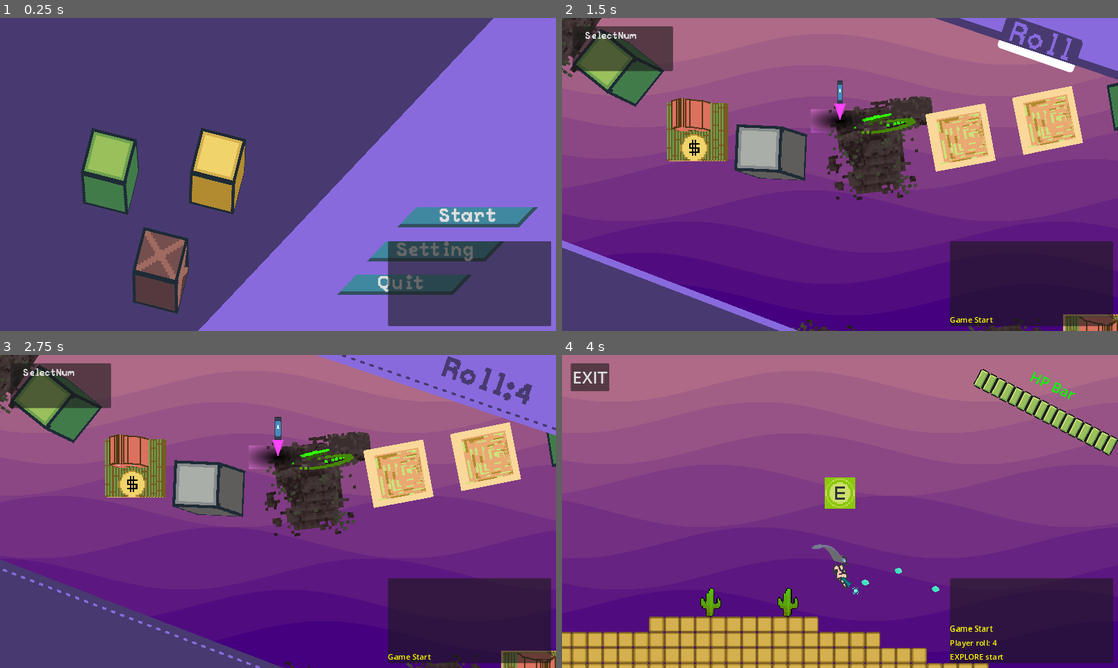
Above: before the commit, frames 1-4 (two rows, left to right).
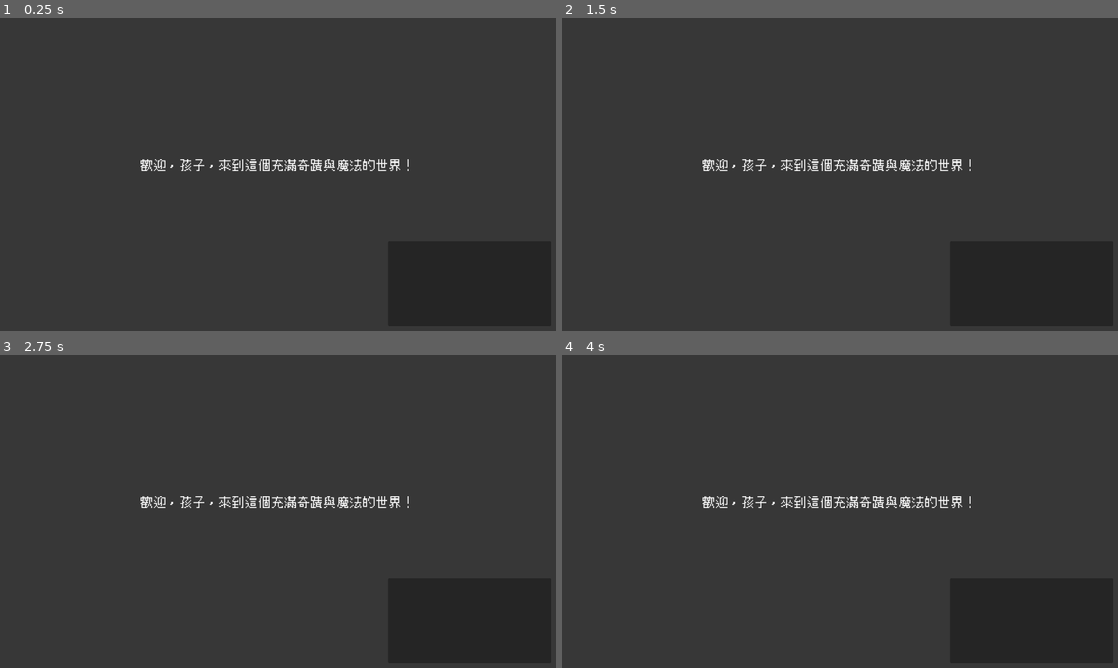
Above: after the commit, the same moments.

Repository: DennisFan11/Runeopoly
Game: Godot game, scene res://MainMenu/MainMenu.tscn
The game is run twice, just before and just after one commit, with the same random seed, the same clock (stepped at 60 frames per second) and the same inputs. The engine's default icon, where the game draws it, is replaced by a stand-in: a white triangle on a blue panel in a dark square. Sound files missing from this copy of the repository are replaced by a short silence.
Inputs (mouse positions are in pixels of both pictures, inside the frame that each line leads up to):
- Up to frame 1 (0.25 s): no input
- Up to frame 2 (1.5 s): click (1029, 218) at 0.5 s, where only the run before the commit has a clickable "Start"; move the mouse to (962, 158) at 1.27 s; hold D (right) from 1.28 s (still down); right-click (962, 158) at 1.35 s; click (962, 158) at 1.42 s
- Up to frame 3 (2.75 s): tap Space (jump) at 1.52 s; release D (right) at 2 s; click (478, 380) at 2 s, where only the run before the commit has a clickable "Roll"
- Up to frame 4 (4 s): click (606, 373) at 2.75 s, where only the run before the commit has a clickable "SelectNum"; drag from (728, 527) to (812, 574) at 3.52 s

The runs differ from the first frame. In frame 1, 100% of the frame differs, in the area x 0-100%, y 0-100%; in frame 2, 96%; in frame 3, 96%; in frame 4, 99%.

Commit message:
add story

Diff:
--- a/MainMenu/MainMenu.tscn
+++ b/MainMenu/MainMenu.tscn
@@ -18,6 +18,7 @@
 [ext_resource type="Texture2D" uid="uid://c724ldrog211i" path="res://GameLoopFSM/_Blocks/BlockAsset/desert_block.png" id="16_h43mf"]
 [ext_resource type="Texture2D" uid="uid://br8hlyx7mhn5l" path="res://GameLoopFSM/_Blocks/BlockAsset/forest_block.png" id="17_73ffs"]
 [ext_resource type="Script" path="res://MainMenu/control.gd" id="18_lamqa"]
+[ext_resource type="PackedScene" uid="uid://dqqkr0ip17wo8" path="res://anime.tscn" id="19_tx4xx"]
 
 [sub_resource type="ShaderMaterial" id="ShaderMaterial_u0b8p"]
 resource_local_to_scene = true
@@ -530,8 +531,8 @@
 offset_top = 95.0
 offset_right = 665.0
 offset_bottom = 245.0
-rotation = -0.0769203
-scale = Vector2(1.00014, 1.00014)
+rotation = -0.0500053
+scale = Vector2(1.06035, 1.06035)
 pivot_offset = Vector2(300, 75)
 theme_override_fonts/normal_font = ExtResource("3_b3663")
 bbcode_enabled = true
@@ -585,20 +586,20 @@
 [node name="PlayerStartIcon" type="Sprite2D" parent="CanvasLayer/PlayerIcon"]
 unique_name_in_owner = true
 visible = false
-scale = Vector2(0.515464, 1)
+scale = Vector2(0.965763, 1)
 texture = ExtResource("10_wdafw")
 script = ExtResource("9_k1g2b")
 
 [node name="PlayerSettingIcon" type="Sprite2D" parent="CanvasLayer/PlayerIcon"]
 unique_name_in_owner = true
-scale = Vector2(0.515464, 1)
+scale = Vector2(0.965763, 1)
 texture = ExtResource("11_ukgpi")
 script = ExtResource("9_k1g2b")
 
 [node name="PlayerQuitIcon" type="Sprite2D" parent="CanvasLayer/PlayerIcon"]
 unique_name_in_owner = true
 visible = false
-scale = Vector2(0.515464, 1)
+scale = Vector2(0.965763, 1)
 texture = ExtResource("8_vb0yj")
 script = ExtResource("9_k1g2b")
 
@@ -620,7 +621,7 @@
 [node name="Block" type="Node2D" parent="CanvasLayer/BlockController"]
 unique_name_in_owner = true
 position = Vector2(-1, -72)
-rotation = 1119.77
+rotation = 327.092
 scale = Vector2(4, 4)
 script = ExtResource("3_dh3db")
 texture = ExtResource("15_bifc0")
@@ -628,7 +629,7 @@
 [node name="Block2" type="Node2D" parent="CanvasLayer/BlockController"]
 unique_name_in_owner = true
 position = Vector2(-78, 65)
-rotation = 1119.77
+rotation = 327.092
 scale = Vector2(4, 4)
 script = ExtResource("3_dh3db")
 texture = ExtResource("16_h43mf")
@@ -636,7 +637,7 @@
 [node name="Block3" type="Node2D" parent="CanvasLayer/BlockController"]
 unique_name_in_owner = true
 position = Vector2(68, 64.6667)
-rotation = 1119.77
+rotation = 327.092
 scale = Vector2(4, 4)
 script = ExtResource("3_dh3db")
 texture = ExtResource("17_73ffs")
@@ -732,6 +733,8 @@
 mouse_filter = 2
 alignment = 2
 
+[node name="anime" parent="." instance=ExtResource("19_tx4xx")]
+
 [connection signal="mouse_entered" from="CanvasLayer/Control/StartButton" to="." method="_on_start_button_mouse_entered"]
 [connection signal="pressed" from="CanvasLayer/Control/StartButton" to="." method="_on_start_button_pressed"]
 [connection signal="mouse_entered" from="CanvasLayer/Control/SettingButton" to="." method="_on_setting_button_mouse_entered"]
--- a/MainMenu/main_menu.gd
+++ b/MainMenu/main_menu.gd
@@ -3,7 +3,7 @@
 var _GameLoop:GameLoopFSM
 func _ready() -> void:
 	$CanvasLayer/Control/GameOverPanel.visible = false
-	_enter_menu()
+	$anime.finish.connect(_enter_menu)
 
 
 
@@ -29,6 +29,7 @@
 func _gameOverPanelHide():
 	$CanvasLayer/Control/GameOverPanel.visible = false
 func _enter_menu():
+	$anime.queue_free()
 	$CanvasLayer.visible = true
 	if Setting.DEBUG:
 		$CanvasLayer/AnimationPlayer.play("Enter", -1, 999.0)
--- /dev/null
+++ b/Unit/Weapon/bullets/LightningChain/Line/Line.gdshader
@@ -0,0 +1,17 @@
+shader_type canvas_item;
+
+uniform sampler2D color_gradient;
+uniform sampler2D noiseTexture: repeat_enable;
+uniform float speed: hint_range (0.0,5.0);
+uniform float variation: hint_range (0.0,1.0);
+uniform float width: hint_range (0.0,1.0);
+
+void fragment(){
+
+	vec2 noise_uv = vec2(UV.x+TIME*speed, UV.y-TIME*speed);
+	float noise_sample = texture(noiseTexture, noise_uv).r;
+	float x_offset = noise_sample*variation - variation/2.0;
+	COLOR = texture(color_gradient, vec2( (UV.y-0.5)/width + 0.5 + x_offset/width ), UV.x );
+
+	//COLOR.rg = vec2( UV.x, (UV.y-0.5)/width + 0.5 + x_offset/width );
+}
--- a/Unit/Weapon/bullets/LightningChain/Line/Line.tscn
+++ b/Unit/Weapon/bullets/LightningChain/Line/Line.tscn
@@ -1,14 +1,36 @@
-[gd_scene load_steps=3 format=3 uid="uid://dphctjsschorf"]
+[gd_scene load_steps=9 format=3 uid="uid://dphctjsschorf"]
 
 [ext_resource type="Script" path="res://Unit/Weapon/bullets/LightningChain/Line/line.gd" id="1_6oxuy"]
+[ext_resource type="Shader" path="res://Unit/Weapon/bullets/LightningChain/Line/Line.gdshader" id="1_ygdgu"]
+[ext_resource type="Texture2D" uid="uid://dmhs41ry0dorv" path="res://icon.svg" id="2_ltq8i"]
 
-[sub_resource type="Curve" id="Curve_l1bpl"]
-_data = [Vector2(1e-05, 1), 0.0, 0.0, 0, 0, Vector2(1, 0), 0.0, 0.0, 0, 0]
-point_count = 2
+[sub_resource type="Gradient" id="Gradient_lxk3v"]
+offsets = PackedFloat32Array(0, 0.458498, 1)
+colors = PackedColorArray(0, 0, 0, 0, 0.0156863, 1, 1, 1, 0, 0, 0, 0)
+
+[sub_resource type="GradientTexture1D" id="GradientTexture1D_psal1"]
+gradient = SubResource("Gradient_lxk3v")
+
+[sub_resource type="FastNoiseLite" id="FastNoiseLite_87884"]
+
+[sub_resource type="NoiseTexture2D" id="NoiseTexture2D_wxdf8"]
+noise = SubResource("FastNoiseLite_87884")
+
+[sub_resource type="ShaderMaterial" id="ShaderMaterial_btokv"]
+shader = ExtResource("1_ygdgu")
+shader_parameter/speed = 0.649
+shader_parameter/variation = 0.143
+shader_parameter/width = 0.425
+shader_parameter/color_gradient = SubResource("GradientTexture1D_psal1")
+shader_parameter/noiseTexture = SubResource("NoiseTexture2D_wxdf8")
 
 [node name="Line" type="Line2D"]
-width_curve = SubResource("Curve_l1bpl")
+texture_repeat = 2
+material = SubResource("ShaderMaterial_btokv")
+points = PackedVector2Array(0, 0, 19, -3)
 default_color = Color(0, 0.67451, 1, 1)
+texture = ExtResource("2_ltq8i")
+texture_mode = 1
 script = ExtResource("1_6oxuy")
 
 [node name="Timer" type="Timer" parent="."]
--- a/Unit/Weapon/bullets/LightningChain/lightning_chain.gd
+++ b/Unit/Weapon/bullets/LightningChain/lightning_chain.gd
@@ -1,6 +1,6 @@
 class_name LightningChain extends Bullet
 
-
+var touched:Array[Enemy]
 func _get_damage()-> float:
 	return 10.0
 func _get_force()-> float:
@@ -19,9 +19,12 @@
 		queue_free()
 		return
 	for i in $Area2D.get_overlapping_bodies():
-		if _check_hit(i):
-			var node = preload("res://Unit/Weapon/bullets/LightningChain/Line/Line.tscn").instantiate()
-			node.points = [position, i.position]
-			InstanceGetter.get_world().add_child(node)
-			position = i.position
-			break
+		if i is Unit and !(i in touched):
+			if (i as Unit).get_team() != _team:
+				_check_hit(i)
+				touched.append(i)
+				var node = preload("res://Unit/Weapon/bullets/LightningChain/Line/Line.tscn").instantiate()
+				node.points = [position, i.position]
+				InstanceGetter.get_world().add_child(node)
+				position = i.position
+				break
--- a/Unit/Weapon/bullets/NormalBullet/normal_bullet.gd
+++ b/Unit/Weapon/bullets/NormalBullet/normal_bullet.gd
@@ -15,14 +15,14 @@
 	return 30.0
 func _get_force()-> float:
 	return 450.0
-static var lightningChain:bool = false
+static var lightningChain:bool = false # TODO
 func _on_area_2d_body_entered(body:Node2D):
 
 	if _check_hit(body):
 		_state = HIT
 		if lightningChain:
 			var lightningChain = preload("res://Unit/Weapon/bullets/LightningChain/LightningChain.tscn").instantiate()
-			InstanceGetter.get_world().add_child(lightningChain)
+			InstanceGetter.get_world().call_deferred("add_child", lightningChain)
 			lightningChain.position = position
 		_kill_process()
 
--- /dev/null
+++ b/anime.gd
@@ -0,0 +1,20 @@
+extends Node2D
+signal finish
+
+# Called when the node enters the scene tree for the first time.
+func _ready() -> void:
+	_show_text()
+
+
+var text = [
+	"歡迎，孩子，來到這個充滿奇蹟與魔法的世界！",
+	"你或許已經感覺到了，黑暗正在逼近……是的\n葛林戴華德正在集結他的追隨者，試圖將巫師世界置於他的掌控之下。",
+	"但別擔心，我們並不孤單。當我發現你時，我就知道——即便你曾經是麻瓜\n你體內的魔法天賦卻無比耀眼，甚至超越了許多天生的巫師。",
+	"現在，是時候展現你的力量了。勇敢地站起來，和我一起\n擊敗那些黑暗的爪牙，守護我們共同的家園吧！相信我，你的到來，將成為這場戰鬥的轉折點。",
+	"請幫我拯救這美麗的魔法世界吧"
+]
+func _show_text():
+	for i in text:
+		%Label.text = i
+		await get_tree().create_timer(5.0).timeout
+	finish.emit()
--- /dev/null
+++ b/anime.tscn
@@ -0,0 +1,46 @@
+[gd_scene load_steps=3 format=3 uid="uid://dqqkr0ip17wo8"]
+
+[ext_resource type="Script" path="res://anime.gd" id="1_rft4m"]
+[ext_resource type="FontFile" uid="uid://ct6v4mfu8260e" path="res://Cubic_11.ttf" id="2_k5nqs"]
+
+[node name="anime" type="Node2D"]
+script = ExtResource("1_rft4m")
+
+[node name="CanvasLayer" type="CanvasLayer" parent="."]
+
+[node name="Control" type="Control" parent="CanvasLayer"]
+layout_mode = 3
+anchors_preset = 15
+anchor_right = 1.0
+anchor_bottom = 1.0
+grow_horizontal = 2
+grow_vertical = 2
+
+[node name="ColorRect" type="ColorRect" parent="CanvasLayer/Control"]
+layout_mode = 1
+anchors_preset = 15
+anchor_right = 1.0
+anchor_bottom = 1.0
+grow_horizontal = 2
+grow_vertical = 2
+color = Color(0.219501, 0.219501, 0.219501, 1)
+
+[node name="Label" type="Label" parent="CanvasLayer/Control"]
+unique_name_in_owner = true
+layout_mode = 1
+anchors_preset = 15
+anchor_right = 1.0
+anchor_bottom = 1.0
+offset_left = 116.0
+offset_top = 219.0
+offset_right = -118.0
+offset_bottom = -256.0
+grow_horizontal = 2
+grow_vertical = 2
+theme_override_fonts/font = ExtResource("2_k5nqs")
+theme_override_font_sizes/font_size = 25
+text = "Test"
+horizontal_alignment = 1
+vertical_alignment = 1
+
+[node name="AnimationPlayer" type="AnimationPlayer" parent="CanvasLayer/Control"]
Binary file added: Cubic_11.ttf
Not shown, added: Cubic_11.ttf.import
Not shown: 1 places in MainMenu/MainMenu.tscn that only renumber resources
